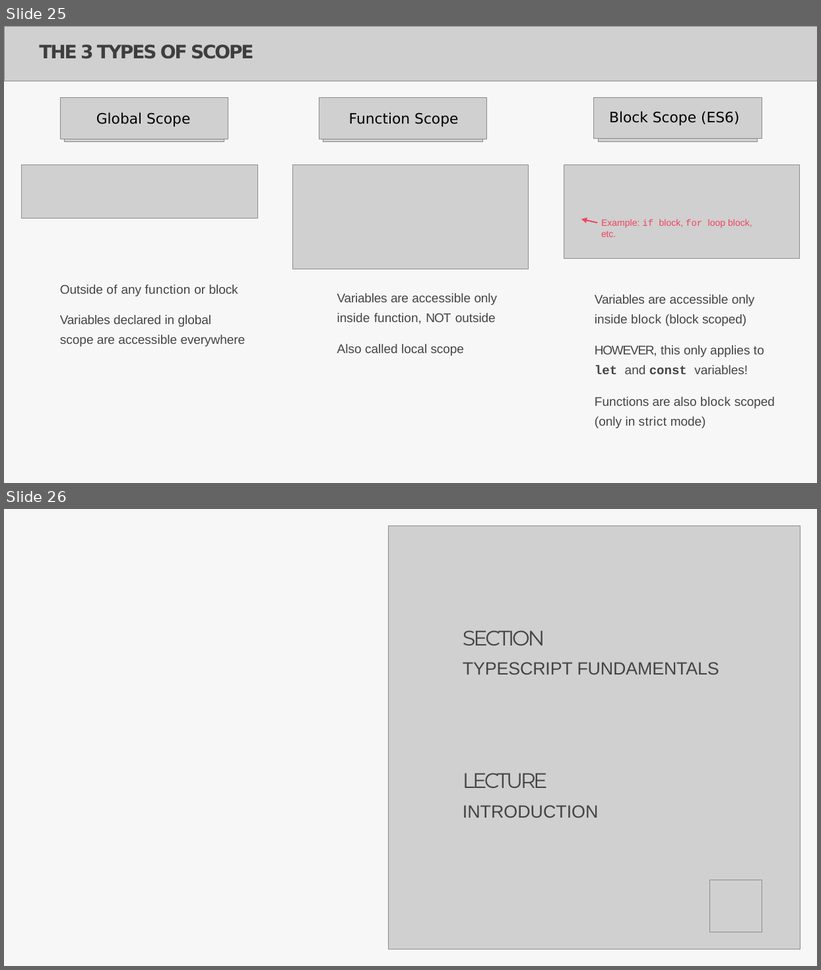
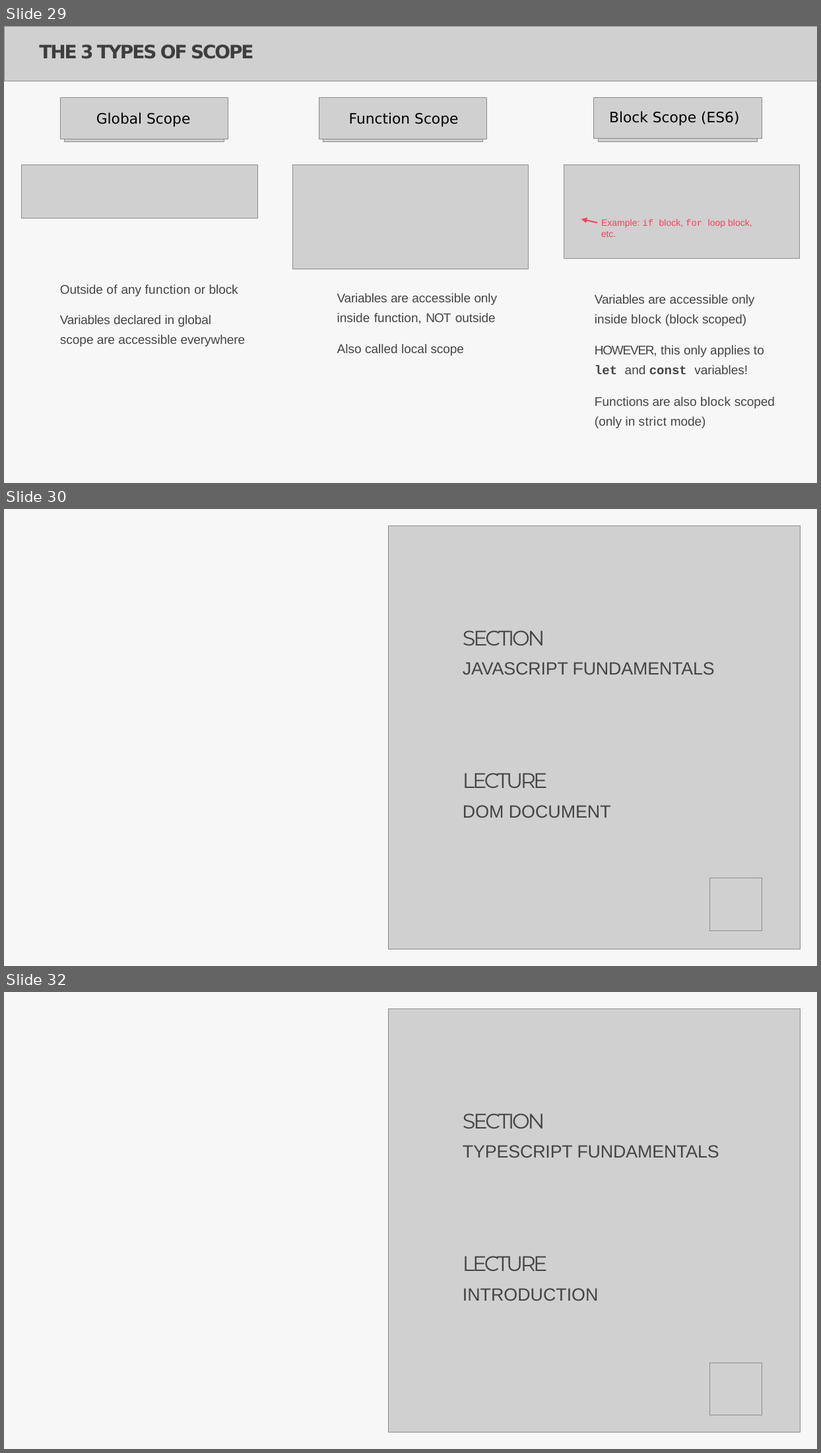
Before and after one commit to Aravindanchellam/UI-UX-Resources, a slide deck: Lecture_JS_TS.pptx. Shown one above the other, each under a label of ours: slides 25 and 26 before the commit, slides 29, 30 and 32 after it; the slides between them are not shown. The pictures are 821x970 and 821x1453 pixels, drawn with LibreOffice and Linux fonts; fonts in the diff are those of the drawing; grey boxes stand for pictures. Boxes give left, top, right and bottom in pixels: in the first picture for what was removed or moved away, otherwise in the second. Text is boxed around its words. In the diff, an @@ line names an element or a change of style, - is before the commit and + after.

```diff
--- a/Lecture_JS_TS.pptx
+++ b/Lecture_JS_TS.pptx
@@ slide 30 added at [4,509,817,966], background #FFFFFF; not listed: 1 template element that a slide beside it also shows @@
@@ picture added at [389,526,800,949] @@
@@ title added at [463,630,545,646], 41 pt, text #444444 @@
+SECTION
@@ text added at [463,662,715,675], 34.5 pt, text #444444 @@
+JAVASCRIPT FUNDAMENTALS
@@ text added at [463,773,611,818], 34.5 pt, text #444444 @@
+LECTURE
+DOM DOCUMENT
@@ picture added at [710,879,762,931] @@
@@ what was slide 25 is now slide 29 @@
@@ what was slide 26 is now slide 32 @@
```
Also in this commit, not shown: 2 slides changed, 6 other slides added, 1 other file.
